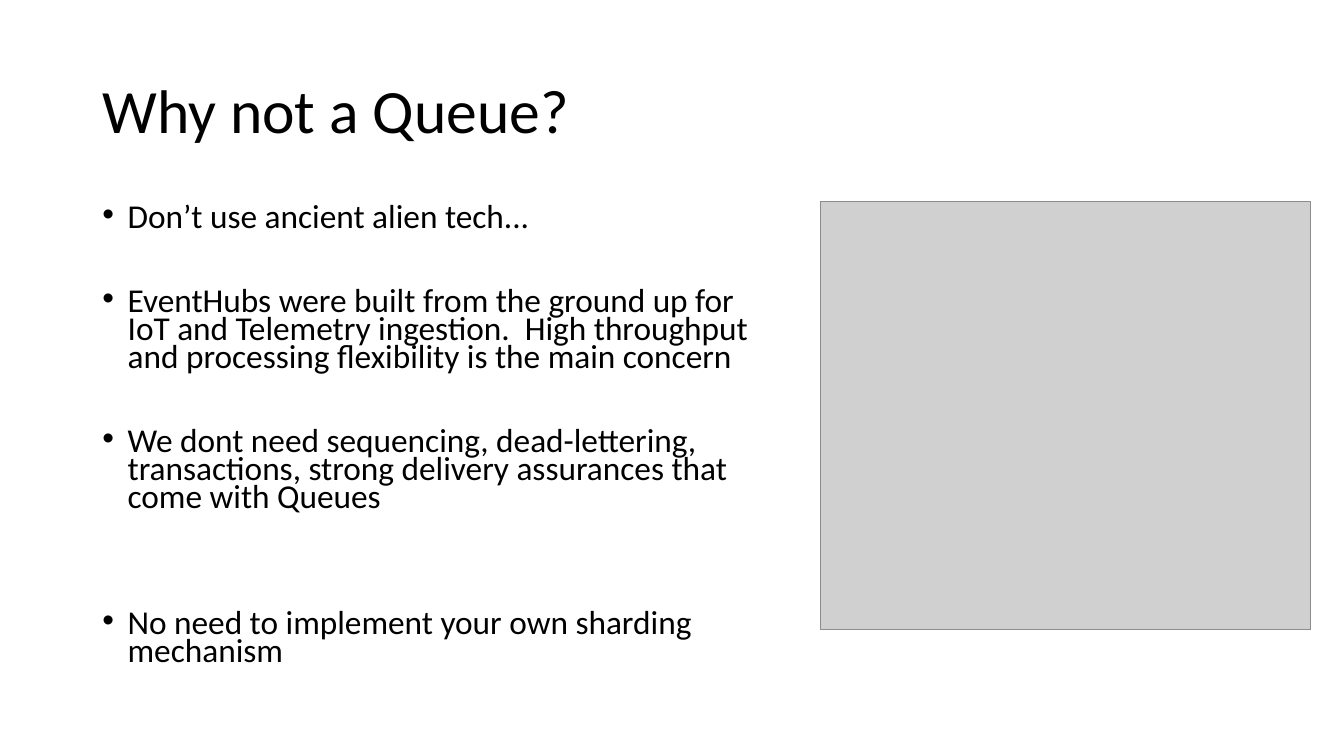
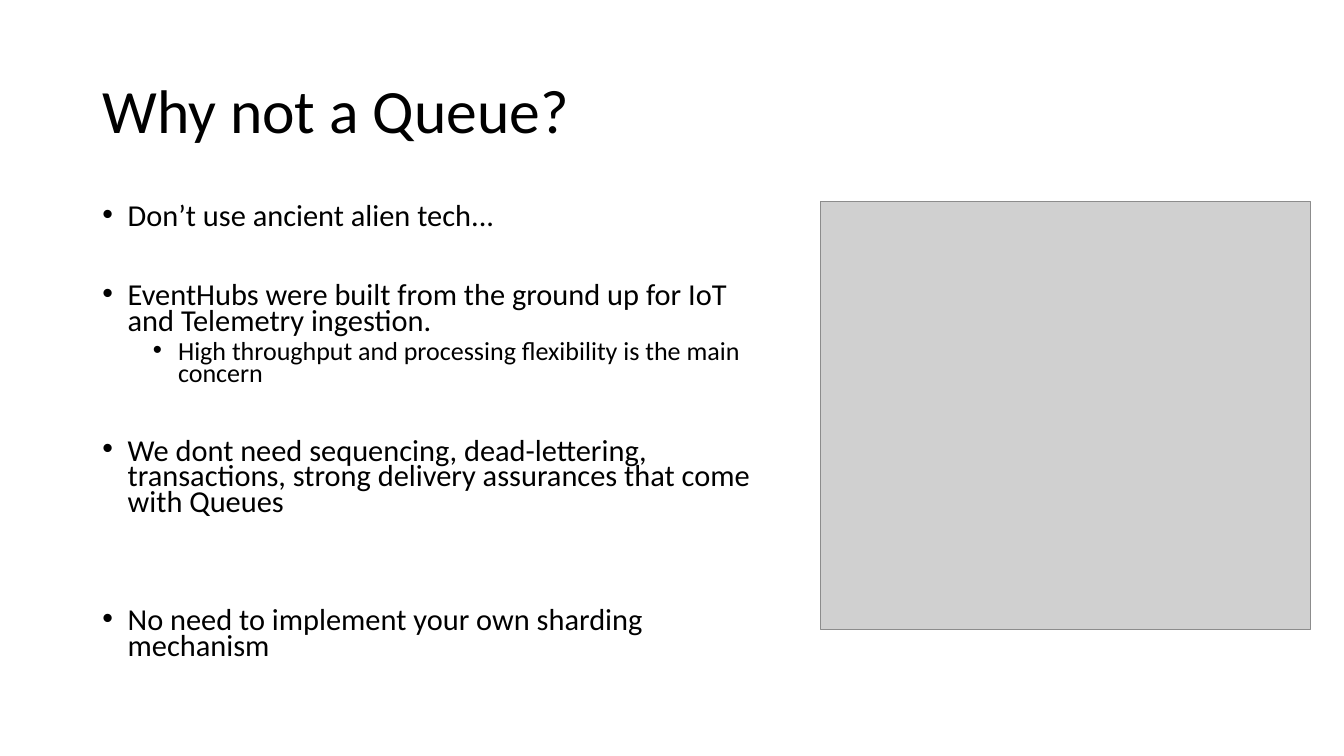
Before and after one commit to nothingmn/presentation-azureeventhubs, a slide deck: slide 3 of Massive scale with Azure Event Hubs for IoT.pptx. Drawn at 1344x756 pixels with LibreOffice and Linux fonts; fonts in the diff are those of the drawing; grey boxes stand for pictures. Boxes give left, top, right and bottom in pixels: in the first picture for what was removed or moved away, otherwise in the second. Text is boxed around its words. In the diff, an @@ line names an element or a change of style, - is before the commit and + after.

```diff
--- a/Massive scale with Azure Event Hubs for IoT.pptx
+++ b/Massive scale with Azure Event Hubs for IoT.pptx
@@ text at <box>128,204,750,657</box>: size 23.8 to 21.7 pt in "Don’t use ancient alien tech...", "We dont need sequencing, dead-lettering, transactions, stron ...", "No need to implement your own sharding ..." @@
@@ text at <box>128,284,740,382</box>: text changed; size 23.8 to 21.7 pt @@
-• EventHubs were built from the ground up for IoT and Telemetry ingestion. High throughput and processing flexibility is the main concern
+• EventHubs were built from the ground up for IoT and Telemetry ingestion.
+  • High throughput and processing flexibility is the main concern
```
Also in this commit, not shown: 1 other slide changed, 3 slides added, 7 other files.
